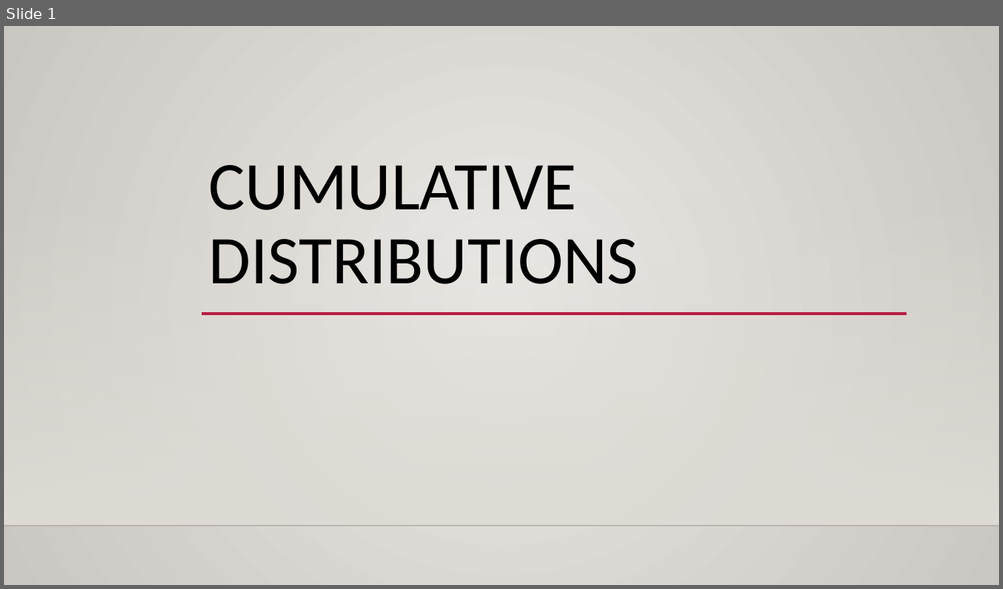
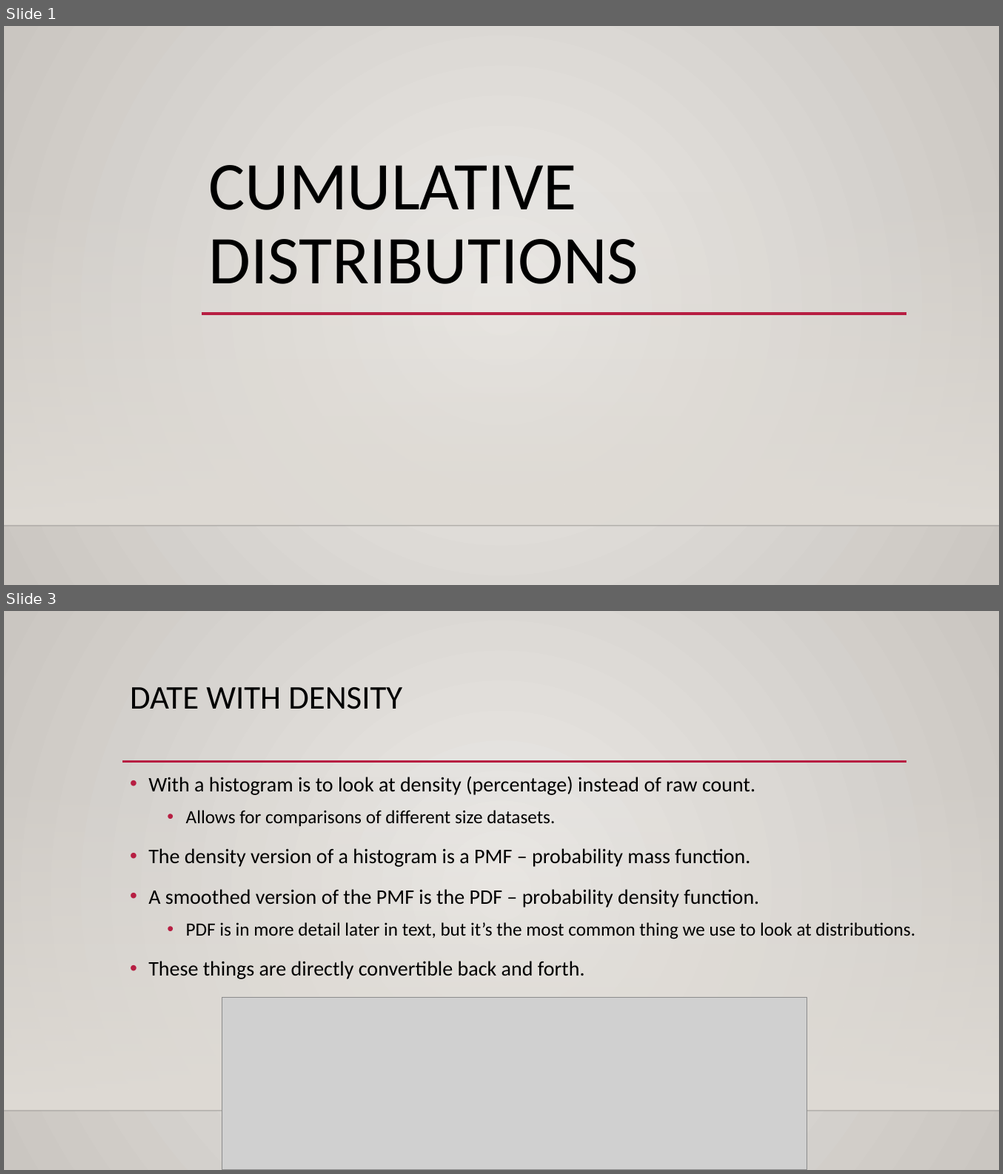
Before and after one commit to SedemSetor/Basic_Stats_in_Python_Student_Repository, a slide deck: reference_material/slides/004_Cumulative_Distributions.pptx. Shown one above the other, each under a label of ours: slide 1 before the commit, slides 1 and 3 after it; the slides between them are not shown. The pictures are 1003x589 and 1003x1174 pixels, drawn with LibreOffice and Linux fonts; fonts in the diff are those of the drawing; grey boxes stand for pictures; background and template pictures are left out. Boxes give left, top, right and bottom in pixels: in the first picture for what was removed or moved away, otherwise in the second. Text is boxed around its words. In the diff, an @@ line names an element or a change of style, - is before the commit and + after.

```diff
--- a/reference_material/slides/004_Cumulative_Distributions.pptx
+++ b/reference_material/slides/004_Cumulative_Distributions.pptx
@@ slide 3 added at [4,611,999,1170], background gradient #ECEAE7 to #CAC7C1; not listed: 2 template elements that a slide beside it also shows @@
@@ title added at [130,687,402,709], 32 pt, text #000000 @@
+DATE WITH DENSITY
@@ line added from (122, 762) to (907, 762), #B71E42 2.5 pt @@
@@ text added at [148,776,915,980], 20 pt, text #000000 @@
+• With a histogram is to look at density (percentage) instead of raw count.
+  • Allows for comparisons of different size datasets.
+• The density version of a histogram is a PMF – probability mass function.
+• A smoothed version of the PMF is the PDF – probability density function.
+  • PDF is in more detail later in text, but it’s the most common thing we use to look at distributions.
+• These things are directly convertible back and forth.
@@ picture added at [222,998,807,1170] @@
```
Also in this commit, not shown: 3 slides changed, 12 other slides added, 3 other files.
